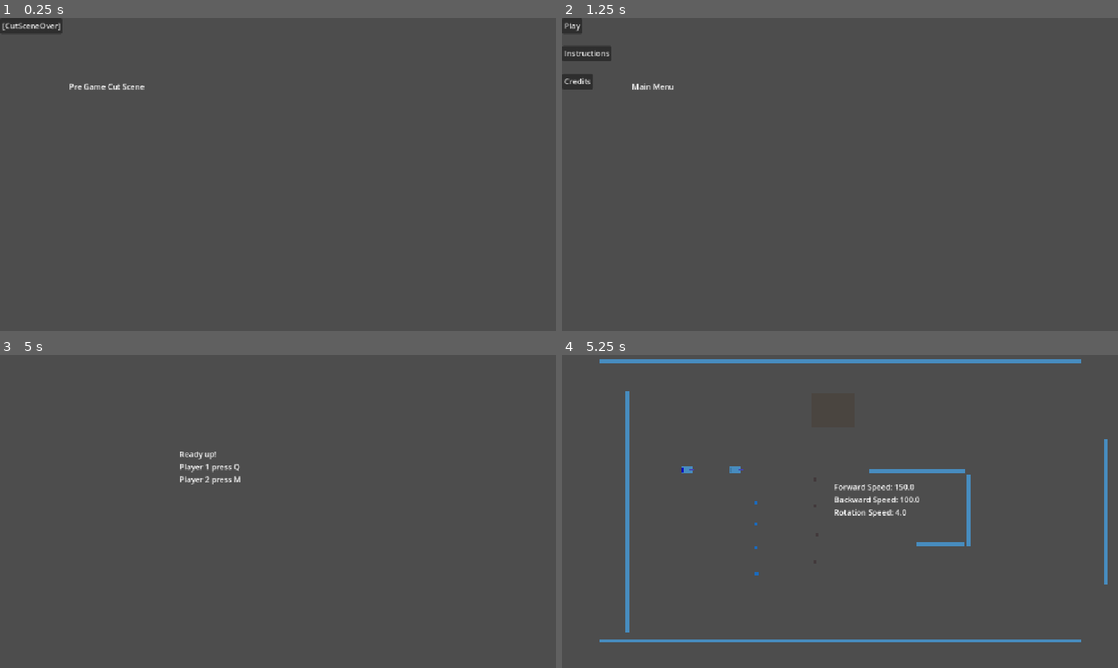
Above: before the commit, frames 1-4 (two rows, left to right).
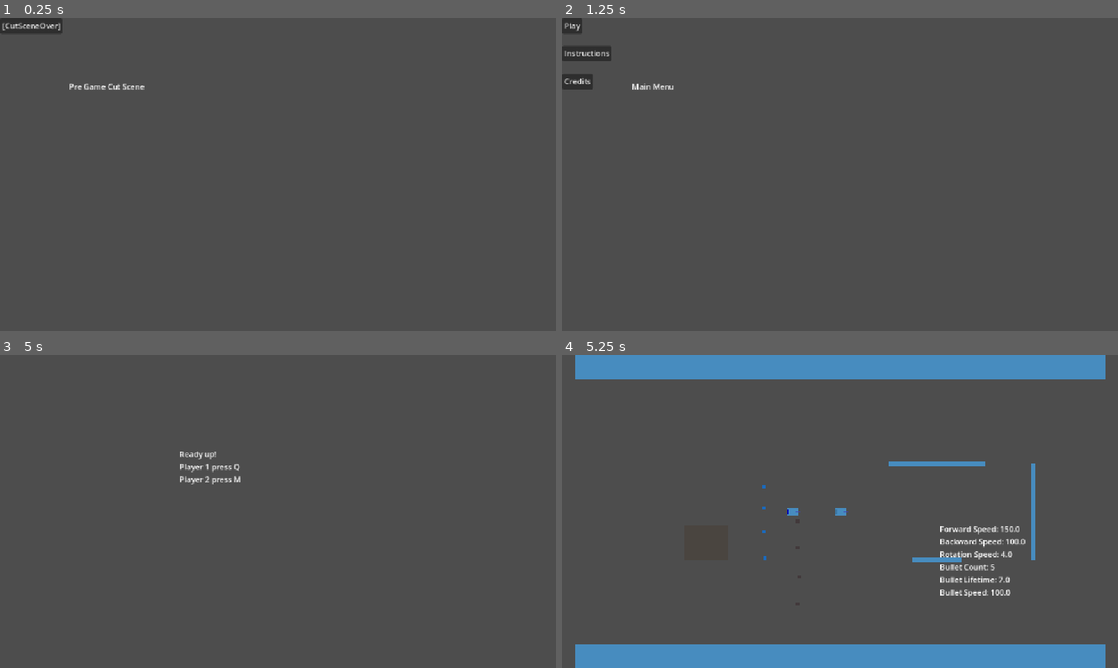
Above: after the commit, the same moments.

Repository: JoeyGiordano/TankTrouble2
Game: Godot game, scene res://game_container/game_container.tscn
The game is run twice, just before and just after one commit, with the same random seed, the same clock (stepped at 60 frames per second) and the same inputs. The engine's default icon, where the game draws it, is replaced by a stand-in: a white triangle on a blue panel in a dark square.
Inputs:
- Up to frame 1 (0.25 s): no input
- Up to frame 2 (1.25 s): click "[CutSceneOver]" at 0.5 s
- Up to frame 3 (5 s): click "Play" at 1.25 s; tap Q (tank1_shoot) at 2, 2.75, 3.5, 4.25, 4.35 s; hold F 2.03-2.78 s; tap G at 2.3, 2.85, 4.55 s; tap H at 3.05 s; hold H 3.53-4.28 s; tap F at 3.8 s
- Up to frame 4 (5.25 s): tap Q (tank1_shoot) at 5 s; hold M (tank2_shoot) from 5.03 s (still down)

Frames 1-3 are identical in both runs. In frame 4, 18% of the frame differs, in the area x 2-99%, y 0-100%.

Commit message:
Added some stats and wall snapping

Diff:
--- a/game/item/items/item2.tres
+++ b/game/item/items/item2.tres
@@ -5,10 +5,13 @@
 
 [sub_resource type="Resource" id="Resource_taihr"]
 script = ExtResource("2_a3mpq")
-forward_speed = 0.0
-backward_speed = -30.0
-rotation_speed = 2.0
-func_names = Array[String]([])
+forward_speed = 40.0
+backward_speed = -20.0
+rotation_speed = -1.0
+bullet_count = 1
+bullet_lifetime = -0.7
+bullet_speed = 4.0
+func_names = Array[String](["do_nothing"])
 metadata/_custom_type_script = "uid://8jp733sld27f"
 
 [resource]
--- a/game/wall/wall.gd
+++ b/game/wall/wall.gd
@@ -3,6 +3,8 @@
 class_name Wall
 
 @export var update : bool = false
+@export var editing : bool = false
+@export var snap : bool = false
 
 @export var horizontal : bool = false
 @export var length : float = 100.0
@@ -16,7 +18,7 @@
 	update = true
 
 func _process(_delta):
-	if update :
+	if update || editing :
 		update = false
 		if horizontal :
 			col.shape.size = Vector2(length, width)
@@ -26,3 +28,8 @@
 			sprite.scale = Vector2(width, length)
 		sprite.position = Vector2.ZERO
 		sprite.modulate = color
+	if snap :
+		position.x = round(position.x / 100) * 100
+		position.y = round(position.y / 100) * 100
+		length = round(length / 100) * 100
+		width = round(width / 10) * 10
--- a/levels/test_level_0.tscn
+++ b/levels/test_level_0.tscn
@@ -9,45 +9,62 @@
 [node name="TestLevel0" type="Node"]
 
 [node name="Camera2D" type="Camera2D" parent="."]
-position = Vector2(219, 87)
 
 [node name="Walls" type="Node2D" parent="."]
-position = Vector2(219, 87)
 
 [node name="Wall" parent="Walls" instance=ExtResource("1_o3gri")]
-position = Vector2(0, -312)
+position = Vector2(0, -300)
+editing = true
+snap = true
 horizontal = true
-length = 1000.0
+length = 1100.0
+width = 50.0
 
 [node name="Wall2" parent="Walls" instance=ExtResource("1_o3gri")]
-position = Vector2(550, 0)
-length = 300.0
+position = Vector2(600, 0)
+snap = true
+length = 800.0
+width = 50.0
 
 [node name="Wall3" parent="Walls" instance=ExtResource("1_o3gri")]
-position = Vector2(-442, 0)
-length = 500.0
+position = Vector2(-600, 0)
+editing = null
+snap = true
+length = 800.0
+width = 50.0
 
 [node name="Wall4" parent="Walls" instance=ExtResource("1_o3gri")]
-position = Vector2(266, -3)
-length = 150.0
+position = Vector2(400, 0)
+editing = null
+snap = true
+length = 200.0
+width = 10.0
 
 [node name="Wall5" parent="Walls" instance=ExtResource("1_o3gri")]
-position = Vector2(207, 67)
+position = Vector2(200, 100)
+snap = true
 horizontal = true
+width = 10.0
 
 [node name="Wall6" parent="Walls" instance=ExtResource("1_o3gri")]
-position = Vector2(160, -83)
+position = Vector2(200, -100)
+editing = null
+snap = true
 horizontal = true
 length = 200.0
+width = 10.0
 
 [node name="Wall7" parent="Walls" instance=ExtResource("1_o3gri")]
-position = Vector2(0, 267)
+position = Vector2(0, 300)
+snap = true
 horizontal = true
-length = 1000.0
+length = 1100.0
+width = 50.0
 
 [node name="Bullets" type="Node" parent="."]
 
 [node name="Item1s" type="Node2D" parent="."]
+position = Vector2(-202, -120)
 
 [node name="Item" parent="Item1s" instance=ExtResource("2_gtf01")]
 position = Vector2(44, 112)
@@ -66,6 +83,7 @@
 item_res = ExtResource("3_ao06l")
 
 [node name="Item2s" type="Node2D" parent="."]
+position = Vector2(-255, 0)
 
 [node name="Item2" parent="Item2s" instance=ExtResource("2_gtf01")]
 position = Vector2(166, 191)
@@ -84,4 +102,4 @@
 item_res = ExtResource("4_aw1bw")
 
 [node name="EffectArea" parent="." instance=ExtResource("5_aw1bw")]
-position = Vector2(204, -123)
+position = Vector2(-278, 64)
--- a/tank/effects/effects_handler.gd
+++ b/tank/effects/effects_handler.gd
@@ -10,13 +10,6 @@
 
 func _process(delta) :
 
-	if Input.is_key_pressed(KEY_F) : on_fire = true
-	else : on_fire = false
-
-	if Input.is_key_pressed(KEY_G) :
-		frozen = true
-		#tank.stats_handler
-	else : on_fire = false
-
-	if Input.is_key_pressed(KEY_H) : electrified = true
-	else : on_fire = false
+	on_fire = Input.is_key_pressed(KEY_F)
+	frozen = Input.is_key_pressed(KEY_G)
+	electrified = Input.is_key_pressed(KEY_H)
--- a/tank/loadouts/basic/basic_tankloadout.gd
+++ b/tank/loadouts/basic/basic_tankloadout.gd
@@ -3,14 +3,13 @@
 
 @onready var guntip = $Guntip
 
-var max_bullets : int = 5
 var bullets : Array[BasicBullet] = []
 
 func shoot() :
 	update_bullets()
-	if bullets.size() == max_bullets : return
+	if bullets.size() == tank.stats.bullet_count : return
 
-	var b = BasicBullet.instantiate(guntip.global_position, 100, tank_rigidbody.forward(), 7)
+	var b = BasicBullet.instantiate(guntip.global_position, tank.stats.bullet_speed, tank_rigidbody.forward(), tank.stats.bullet_lifetime)
 	bullets.append(b)
 	#play shoot sound and anim
 
--- a/tank/loadouts/tank_loadout.gd
+++ b/tank/loadouts/tank_loadout.gd
@@ -15,6 +15,7 @@
 	BASIC
 }
 
+@onready var tank : Tank = get_parent().get_parent()
 @onready var tank_rigidbody : TankRigidbody = get_parent()
 
 func shoot() :
--- a/tank/stats/stat_boost.gd
+++ b/tank/stats/stat_boost.gd
@@ -11,6 +11,9 @@
 #@export var forward_speed_multiplier : float
 @export var backward_speed : float
 @export var rotation_speed : float
+@export var bullet_count : int
+@export var bullet_lifetime : float  # in seconds
+@export var bullet_speed : float  #in pixels/second
 
 #Functions
 @export var func_names : Array[String]
@@ -27,8 +30,8 @@
 
 static func do_nothing(tank : Tank) :
 	#for testing
-	tank.stats.backward_speed -= 200
-	if tank.effects_handler.on_fire : tank.stats.backward_speed = 300
+	tank.stats.backward_speed -= 20
+	if tank.effects_handler.on_fire : tank.stats.backward_speed = 150
 
 
 ######   END BOOST  SPECIFIC  FUNCTIONS    ###################################
@@ -37,20 +40,30 @@
 # Resource functions
 
 func add(s : StatBoost) :
+	# we can possibly use logrithmic adding if we want things to stay above zero (or just use min)
 	forward_speed += s.forward_speed
 	backward_speed += s.backward_speed
 	rotation_speed += s.rotation_speed
+	bullet_count += s.bullet_count
+	bullet_lifetime += s.bullet_lifetime
+	bullet_speed += s.bullet_speed
 
 func subtract(s : StatBoost) :
 	forward_speed -= s.forward_speed
 	backward_speed -= s.backward_speed
 	rotation_speed -= s.rotation_speed
+	bullet_count -+ s.bullet_count
+	bullet_lifetime -= s.bullet_lifetime
+	bullet_speed -= s.bullet_speed
 
 func copy() -> StatBoost :
 	var s = StatBoost.new()
 	s.forward_speed = forward_speed
 	s.backward_speed = backward_speed
 	s.rotation_speed = rotation_speed
+	s.bullet_count = bullet_count
+	s.bullet_lifetime = bullet_lifetime
+	s.bullet_speed = bullet_speed
 	return s
 
 func as_string() -> String :
@@ -58,4 +71,7 @@
 	s = s+"Forward Speed: " + str(forward_speed) + "\n"
 	s = s+"Backward Speed: " + str(backward_speed) + "\n"
 	s = s+"Rotation Speed: " + str(rotation_speed) + "\n"
+	s = s+"Bullet Count: " + str(bullet_count) + "\n"
+	s = s+"Bullet Lifetime: " + str(bullet_lifetime) + "\n"
+	s = s+"Bullet Speed: " + str(bullet_speed) + "\n"
 	return s
--- a/tank/stats/stat_boosts/boost1.tres
+++ b/tank/stats/stat_boosts/boost1.tres
@@ -4,8 +4,11 @@
 
 [resource]
 script = ExtResource("1_vmwlf")
-forward_speed = 20.0
-backward_speed = -10.0
-rotation_speed = -1.0
+forward_speed = 30.0
+backward_speed = 10.0
+rotation_speed = 0.4
+bullet_count = -1
+bullet_lifetime = 1.0
+bullet_speed = -9.0
 func_names = Array[String]([])
 metadata/_custom_type_script = "uid://8jp733sld27f"
--- a/tank/tank.tscn
+++ b/tank/tank.tscn
@@ -13,6 +13,9 @@
 forward_speed = 150.0
 backward_speed = 100.0
 rotation_speed = 4.0
+bullet_count = 5
+bullet_lifetime = 7.0
+bullet_speed = 100.0
 func_names = Array[String]([])
 metadata/_custom_type_script = "uid://8jp733sld27f"
 
